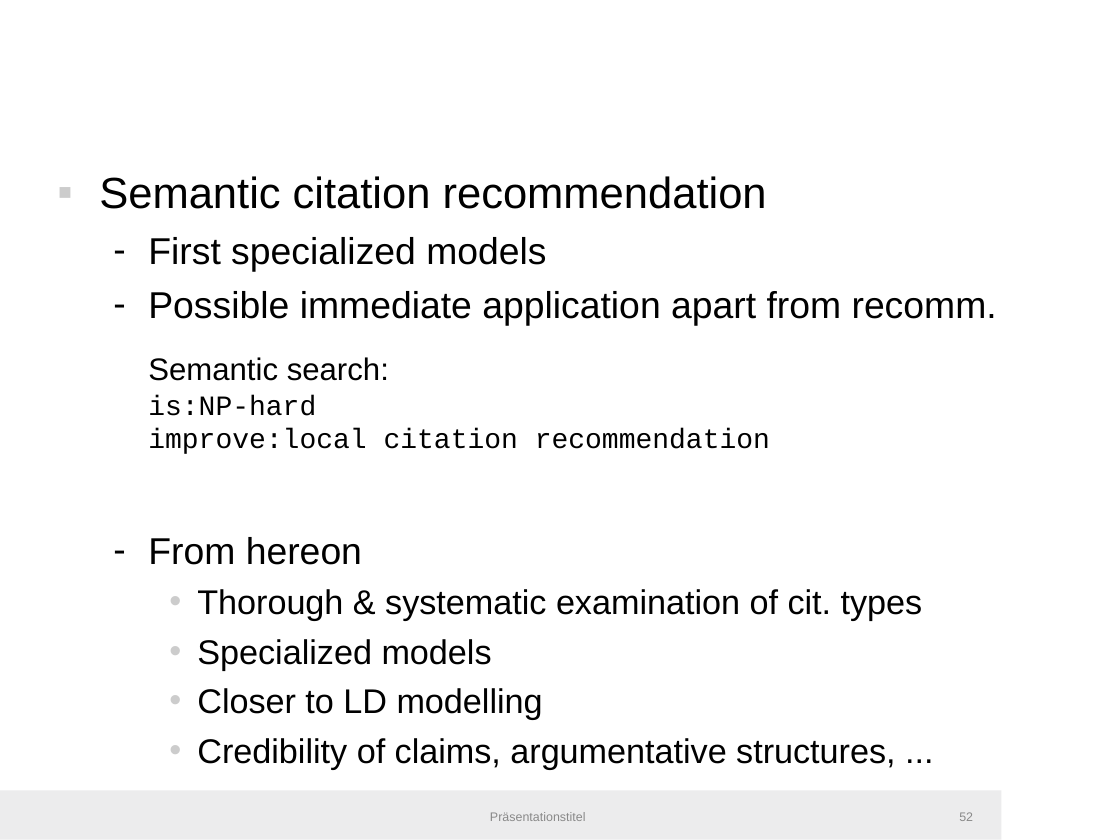
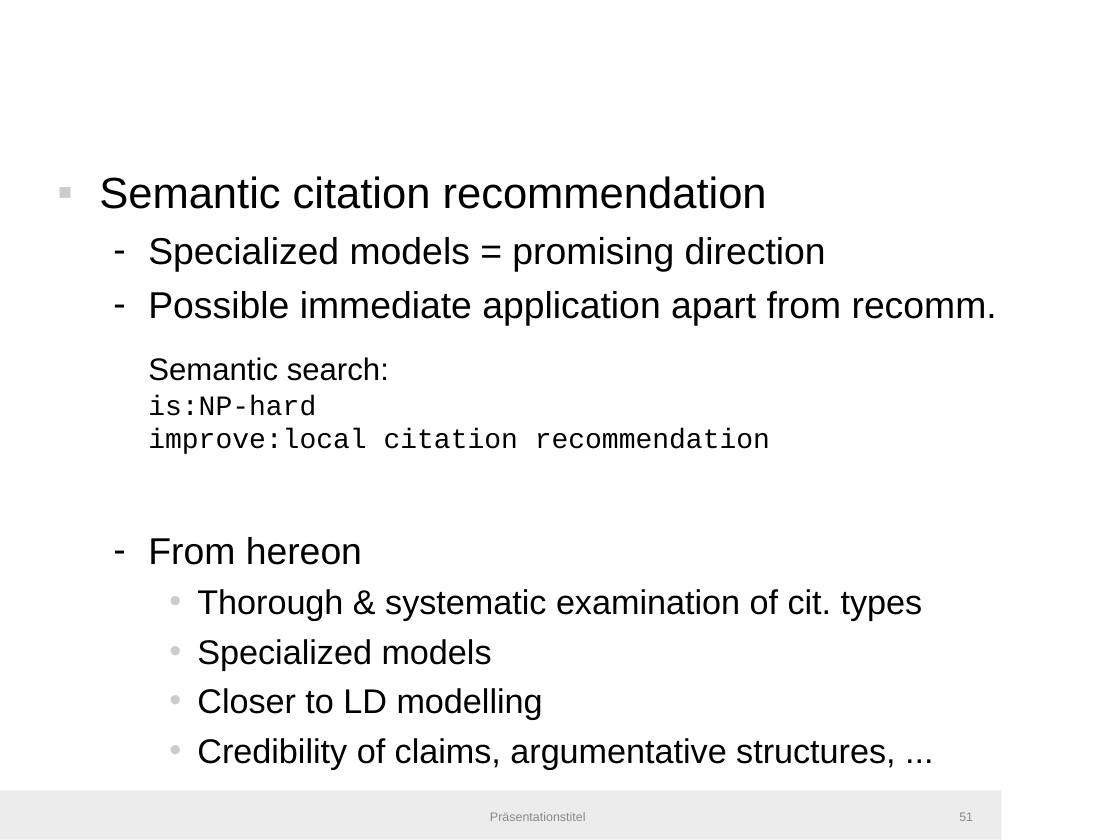
Before and after one commit to IllDepence/master_thesis, a slide deck: slide 51 of pres/pres.odp (slide 52 before the commit). Drawn at 1120x840 pixels with LibreOffice and Linux fonts; fonts in the diff are those of the drawing; background and template pictures are left out. Boxes give left, top, right and bottom in pixels: in the first picture for what was removed or moved away, otherwise in the second. Text is boxed around its words. In the diff, an @@ line names an element or a change of style, - is before the commit and + after.

```diff
--- a/pres/pres.odp
+++ b/pres/pres.odp
@@ text at [148, 237, 826, 271]: text changed @@
-  – First specialized models
+  – Specialized models = promising direction
@@ page number at [959, 812, 973, 821]: text changed @@
-52
+51
```
Also in this commit, not shown: 1 other slide changed, 1 slide removed, 1 other file.
